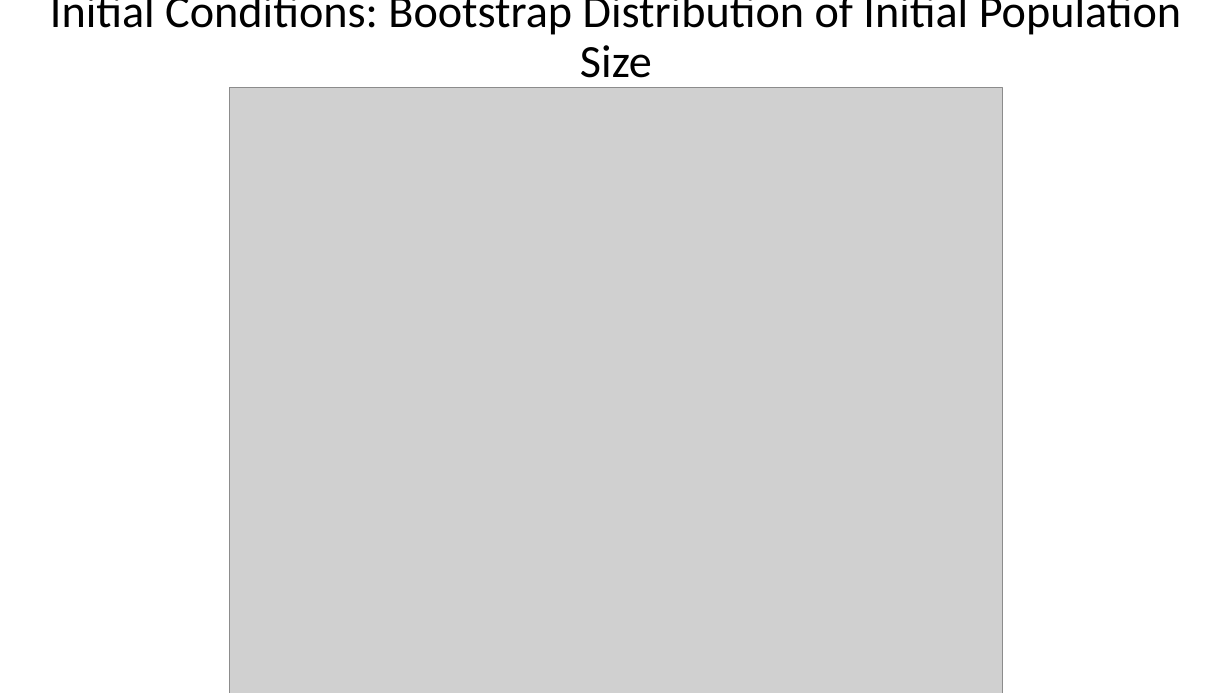
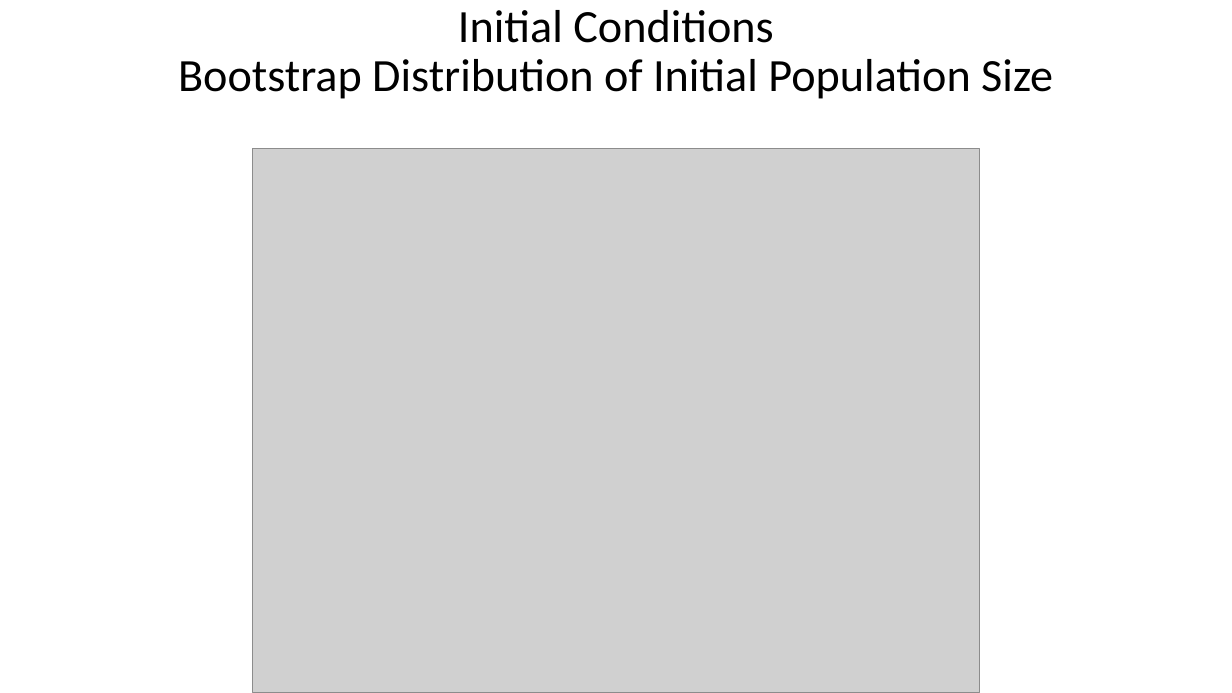
Before and after one commit to PIFSCstockassessments/2024-WCNPO-MLS-Rebuilding, a slide deck: slide 12 of 2025-MLS-projections/2025 MLS projections for CMM 24-06.pptx. Drawn at 1232x693 pixels with LibreOffice and Linux fonts; fonts in the diff are those of the drawing; grey boxes stand for pictures. Boxes give left, top, right and bottom in pixels: in the first picture for what was removed or moved away, otherwise in the second. Text is boxed around its words. In the diff, an @@ line names an element or a change of style, - is before the commit and + after.

```diff
--- a/2025-MLS-projections/2025 MLS projections for CMM 24-06.pptx
+++ b/2025-MLS-projections/2025 MLS projections for CMM 24-06.pptx
@@ title at <box>178,10,1053,99</box>: text changed @@
-Initial Conditions: Bootstrap Distribution of Initial Population Size
+Initial Conditions
+Bootstrap Distribution of Initial Population Size
@@ picture: place and size @@
-picture at <box>230,87,1003,693</box>
+picture at <box>253,149,980,693</box>
```
Also in this commit, not shown: 5 other slides changed, 26 slides added, 15 slides removed.
